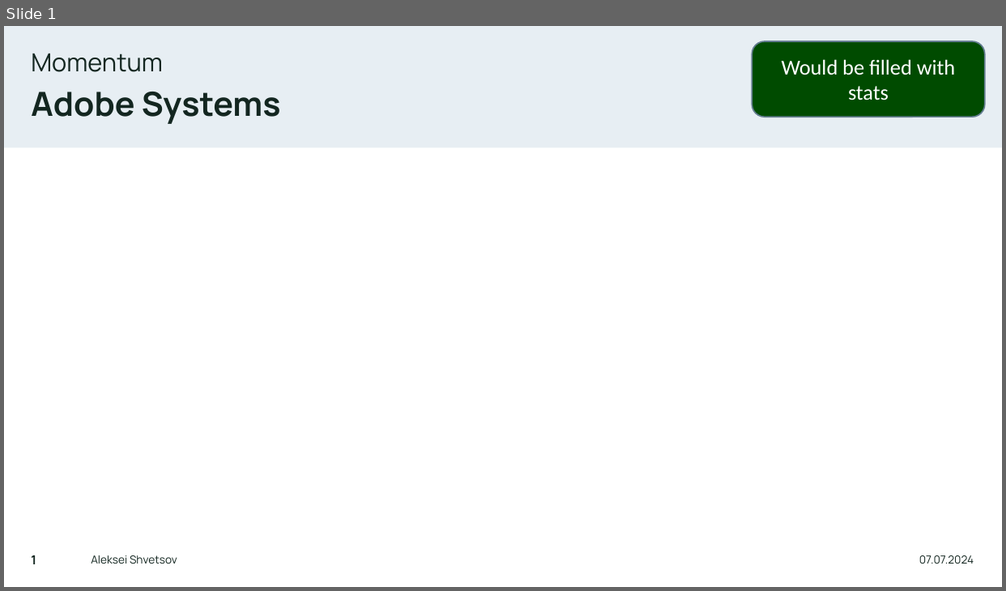
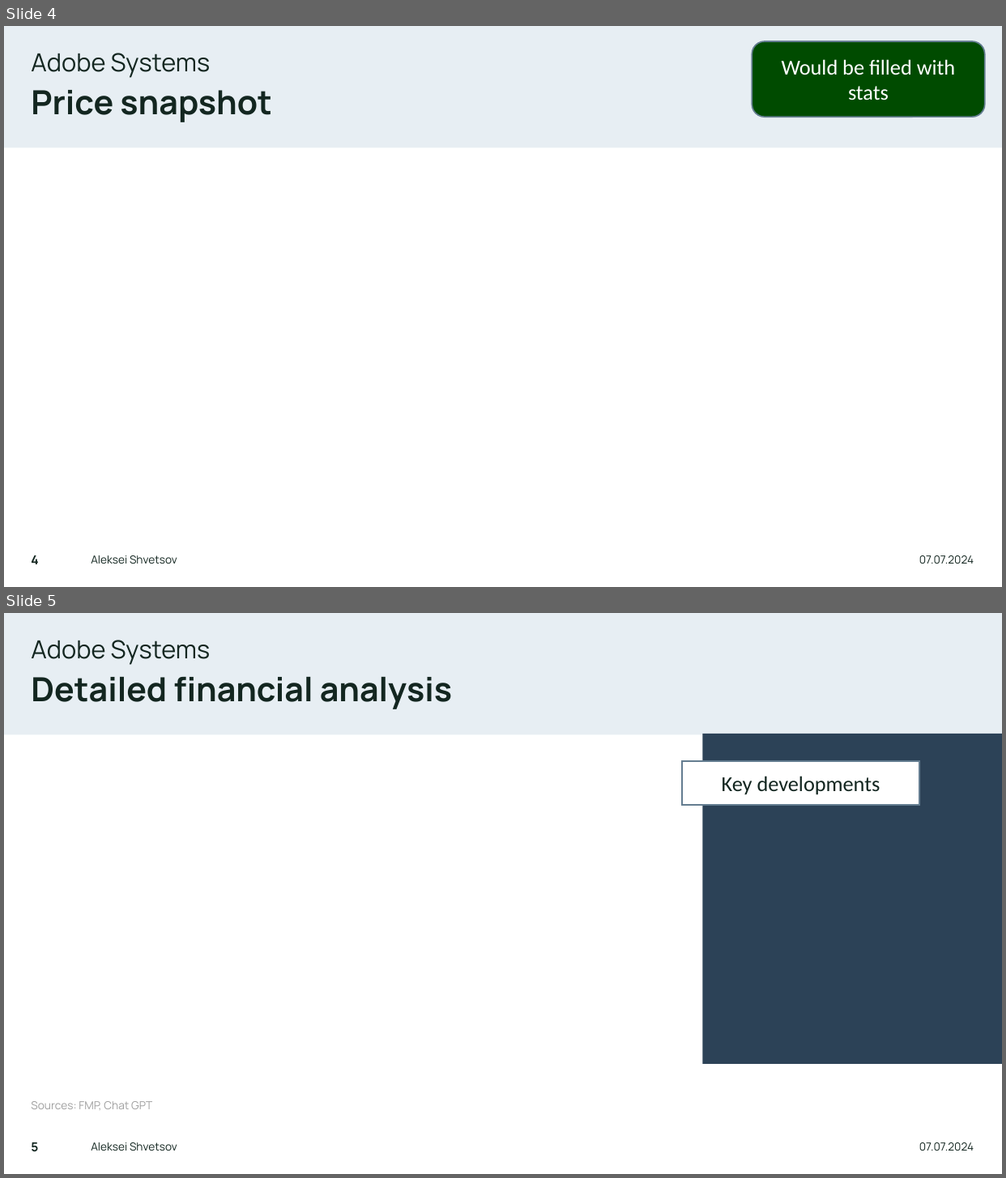
Before and after one commit to sleepper/investmentstrategies, a slide deck: Company Profile.pptx. Shown one above the other, each under a label of ours: slide 1 before the commit, slides 4 and 5 after it. The pictures are 1006x591 and 1006x1178 pixels, drawn with LibreOffice and Linux fonts; fonts in the diff are those of the drawing. Boxes give left, top, right and bottom in pixels: in the first picture for what was removed or moved away, otherwise in the second. Text is boxed around its words. In the diff, an @@ line names an element or a change of style, - is before the commit and + after.

```diff
--- a/Company Profile.pptx
+++ b/Company Profile.pptx
@@ slide 5 added at <box>4,613,1002,1174</box>, background #FFFFFF; not listed: 1 template element that a slide beside it also shows @@
@@ text added at <box>31,640,211,665</box>, 18 pt, text #132620 @@
+Adobe Systems
@@ title added at <box>31,676,452,709</box>, 24 pt, text #132620, bold @@
+Detailed financial analysis
@@ rectangle added at <box>702,734,1002,1064</box>, fill #2C4257 @@
@@ rectangle added at <box>683,762,919,806</box>, fill #FFFFFF, outline #657D91 1 pt, 15.3 pt, text #132620 @@
+Key developments
@@ text added at <box>31,1101,152,1110</box>, 8 pt, text #A0A0A0 @@
+Sources: FMP, Chat GPT
@@ page number added at <box>31,1143,38,1152</box>, 9 pt, text #132620, bold @@
+5
@@ text added at <box>91,1143,177,1152</box>, 8 pt, text #132620 @@
+Aleksei Shvetsov
@@ text added at <box>919,1143,974,1151</box>, 8 pt, text #132620 @@
+07.07.2024
@@ what was slide 1 is now slide 4 @@
@@ slide 4 changed as well @@
@@ text at <box>31,53,211,78</box>: text changed @@
-Momentum
+Adobe Systems
@@ title at <box>31,90,271,122</box>: text changed @@
-Adobe Systems
+Price snapshot
@@ page number at <box>31,556,38,565</box>: text changed @@
-1
+4
```
Also in this commit, not shown: 1 other slide changed, 2 other slides added, 1 other file.
